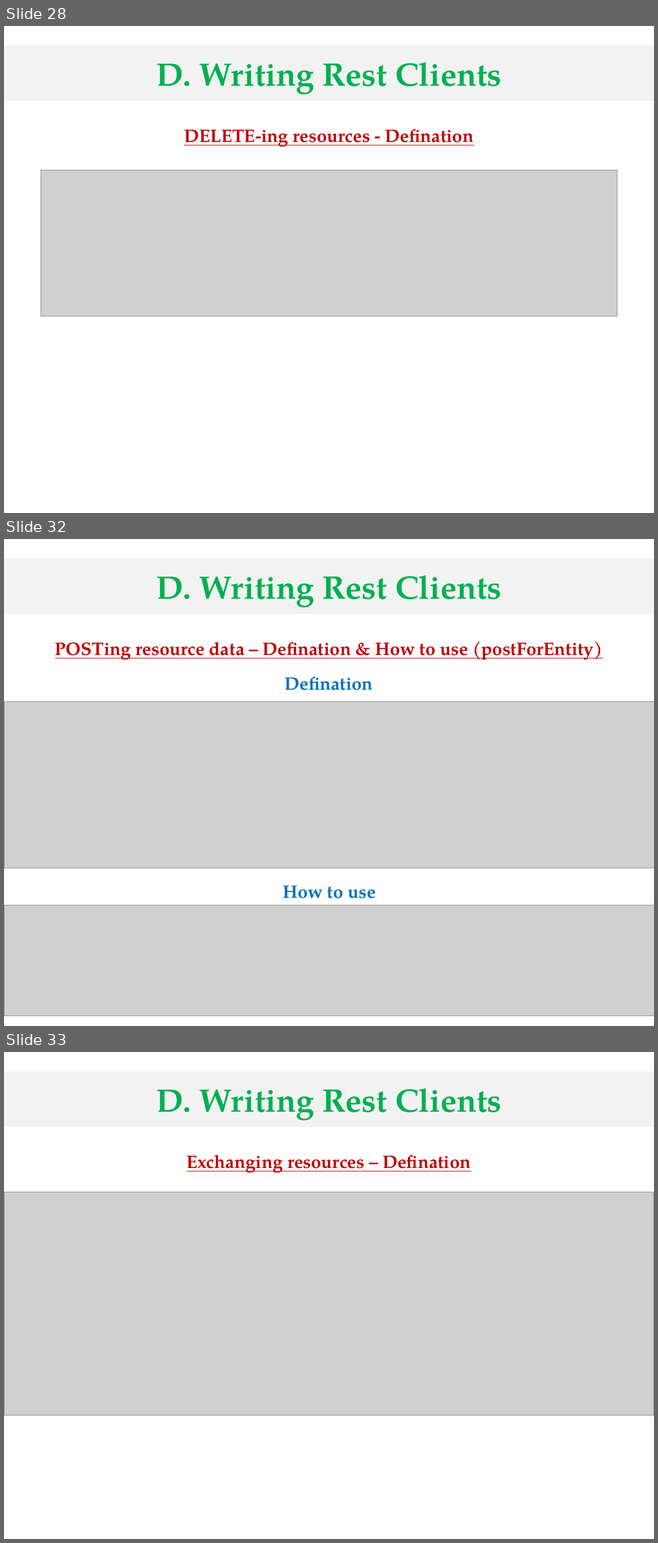
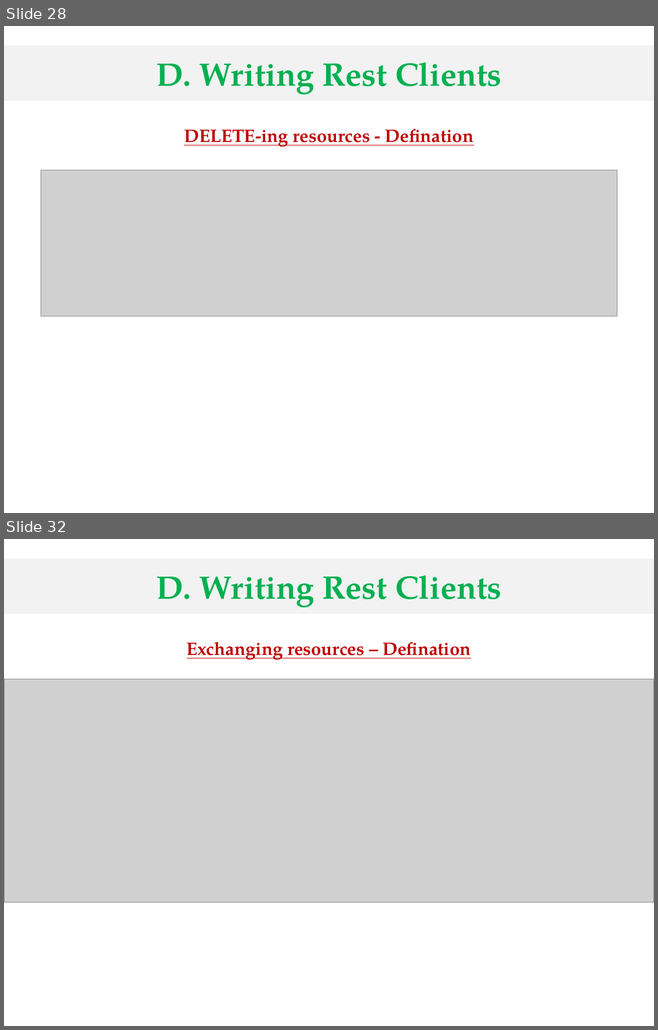
Before and after one commit to nhidh99/uitJ2EE, a slide deck: seminar/seminar/seminar-j2ee.pptx. Shown one above the other, each under a label of ours: slides 28, 32 and 33 before the commit, slides 28 and 32 after it; the slides between them are not shown. The pictures are 658x1543 and 658x1030 pixels, drawn with LibreOffice and Linux fonts; fonts in the diff are those of the drawing; grey boxes stand for pictures; background and template pictures are left out. Boxes give left, top, right and bottom in pixels: in the first picture for what was removed or moved away, otherwise in the second. Text is boxed around its words. In the diff, an @@ line names an element or a change of style, - is before the commit and + after.

```diff
--- a/seminar/seminar/seminar-j2ee.pptx
+++ b/seminar/seminar/seminar-j2ee.pptx
@@ slide 32 removed at <box>4,539,654,1026</box>, background picture (left out) @@
@@ title removed at <box>4,559,654,614</box> @@
-D. Writing Rest Clients
@@ text removed at <box>55,642,603,660</box> @@
-POSTing resource data – Defination & How to use (postForEntity)
@@ text removed at <box>285,676,373,690</box> @@
-Defination
@@ picture removed at <box>5,701,654,868</box> @@
@@ text removed at <box>283,885,375,899</box> @@
-How to use
@@ picture removed at <box>5,906,654,1016</box> @@
@@ what was slide 33 is now slide 32 @@
```
Also in this commit, not shown: 7 slides changed, 11 other files.
